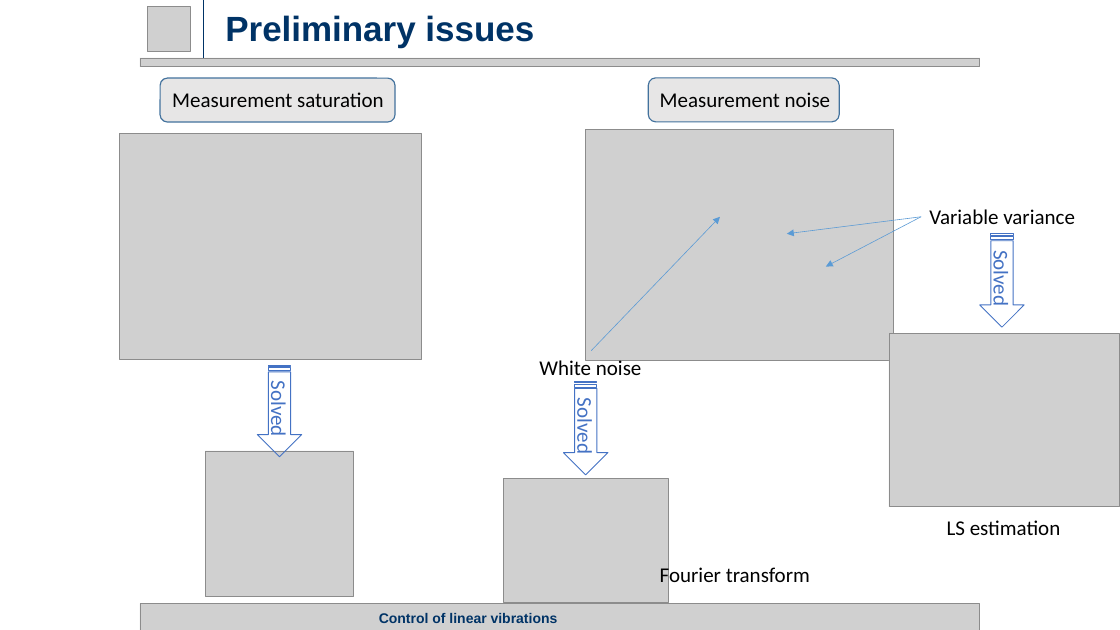
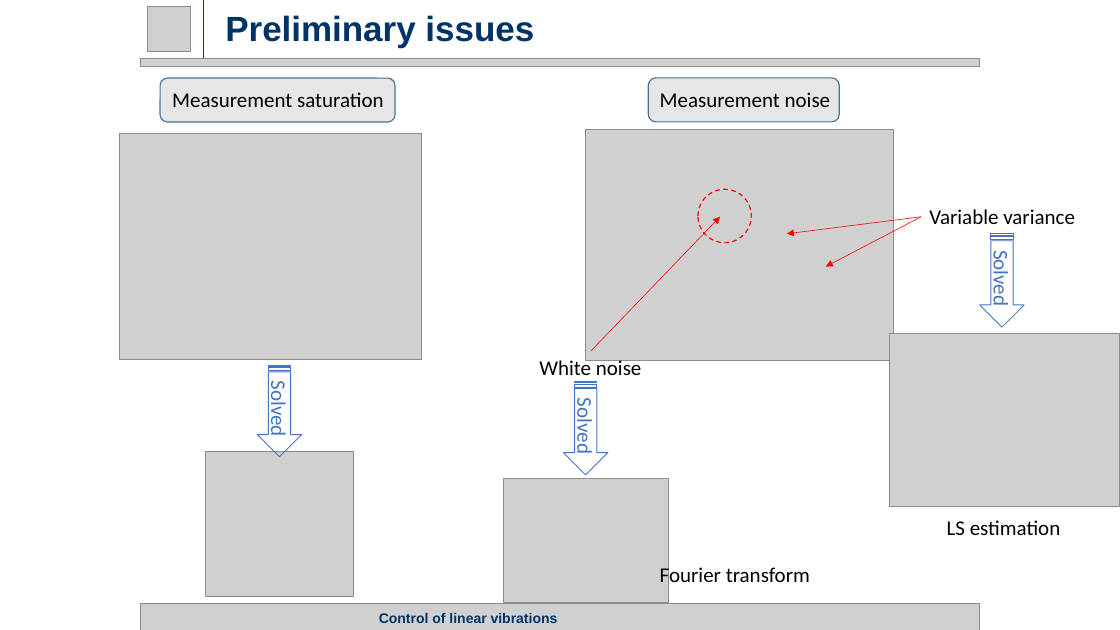
Before and after one commit to rssalessio/Control-Linear-Vibrations, a slide deck: slide 3 of finalPresentation/Part 1/Part1.pptx. Drawn at 1120x630 pixels with LibreOffice and Linux fonts; fonts in the diff are those of the drawing; grey boxes stand for pictures. Boxes give left, top, right and bottom in pixels: in the first picture for what was removed or moved away, otherwise in the second. Text is boxed around its words. In the diff, an @@ line names an element or a change of style, - is before the commit and + after.

```diff
--- a/finalPresentation/Part 1/Part1.pptx
+++ b/finalPresentation/Part 1/Part1.pptx
@@ ellipse added at (x1=698, y1=189, x2=752, y2=243), outline #FF0000 1 pt dashed @@
@@ arrow (592, 350) - (720, 217): stroke #5B9BD5 0.5 pt to #FF0000 0.5 pt @@
@@ arrow (922, 217) - (787, 234): stroke #5B9BD5 0.5 pt to #FF0000 0.5 pt @@
@@ arrow (922, 217) - (826, 266): stroke #5B9BD5 0.5 pt to #FF0000 0.5 pt @@
```
Also in this commit, not shown: 2 other slides changed, 2 slides added, 1 other file.
